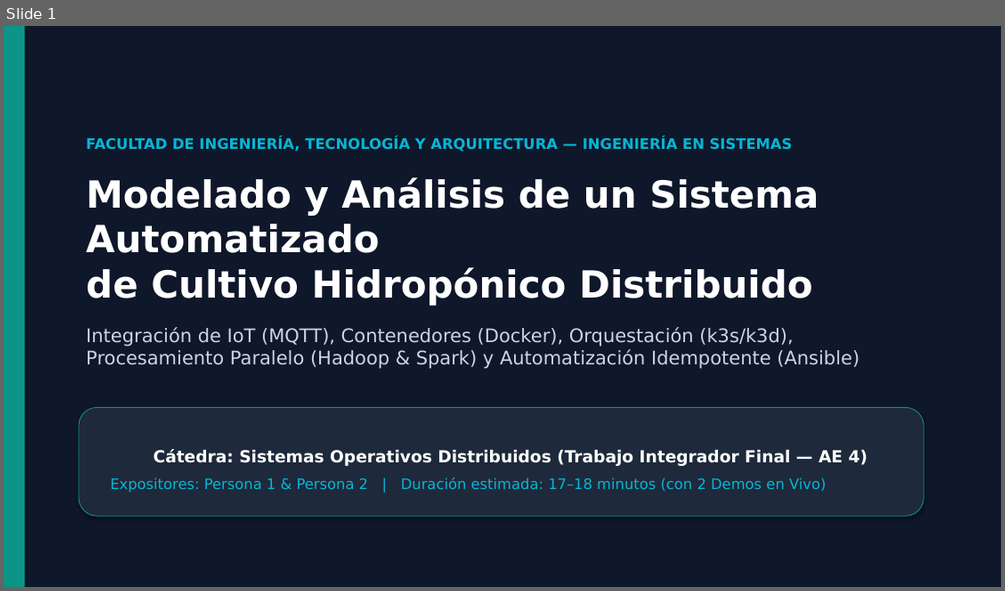
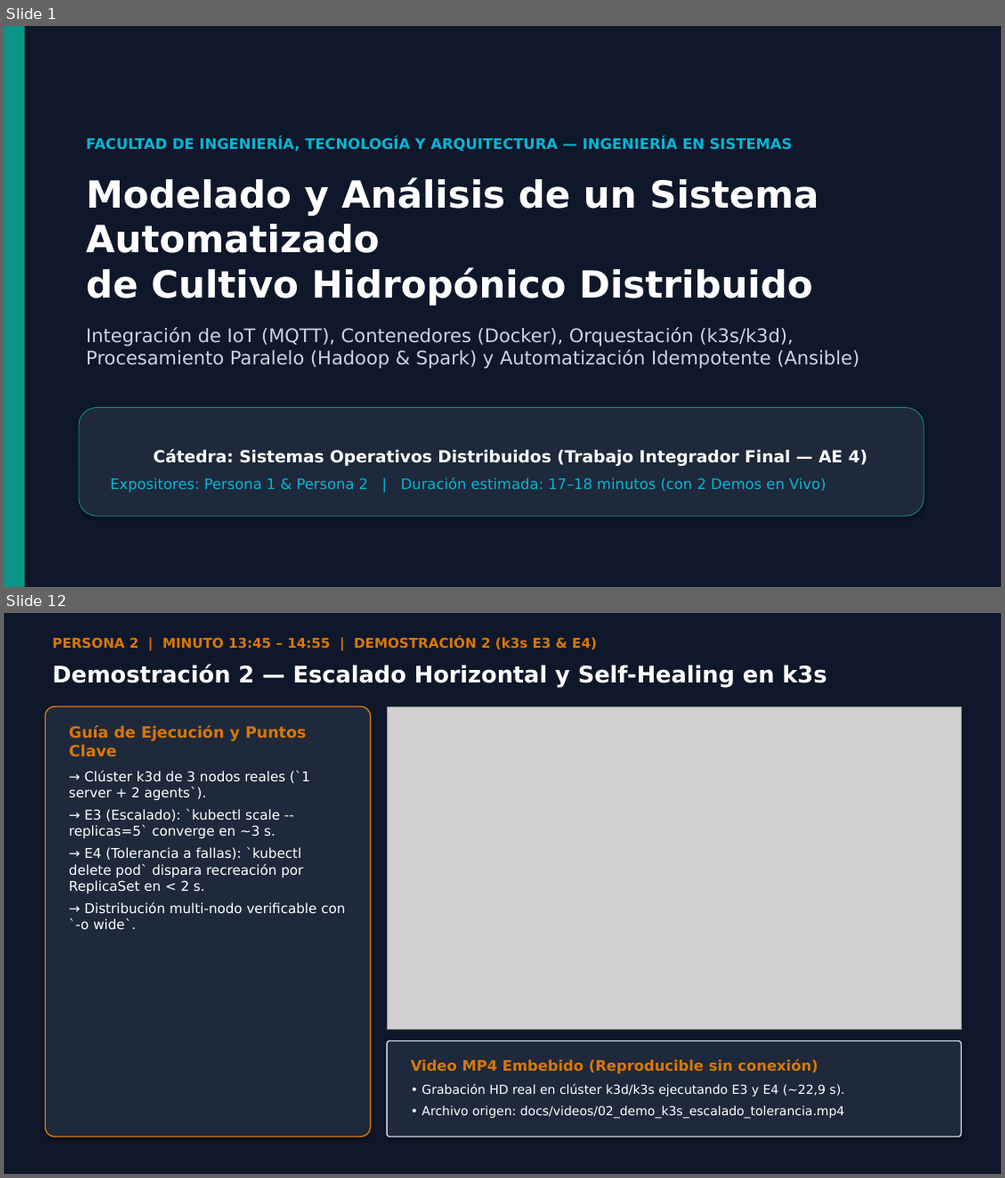
Before and after one commit to MatiasCarlsson/SOD, a slide deck: docs/Presentacion_TIF_SOD_2026.pptx. Shown one above the other, each under a label of ours: slide 1 before the commit, slides 1 and 12 after it; the slides between them are not shown. The pictures are 1005x591 and 1005x1178 pixels, drawn with LibreOffice and Linux fonts; fonts in the diff are those of the drawing; grey boxes stand for pictures. Boxes give left, top, right and bottom in pixels: in the first picture for what was removed or moved away, otherwise in the second. Text is boxed around its words. In the diff, an @@ line names an element or a change of style, - is before the commit and + after.

Commit message:
Embed MP4 demo videos into PPTX presentation

```diff
--- a/docs/Presentacion_TIF_SOD_2026.pptx
+++ b/docs/Presentacion_TIF_SOD_2026.pptx
@@ slide 12 added at (4,613,1001,1174), background #0F172A @@
@@ text added at (52,636,597,649), 13 pt, text #D97706, bold @@
+PERSONA 2 | MINUTO 13:45 – 14:55 | DEMOSTRACIÓN 2 (k3s E3 & E4)
@@ text added at (52,665,826,688), 22 pt, text #FFFFFF, bold @@
+Demostración 2 — Escalado Horizontal y Self-Healing en k3s
@@ rounded rectangle added at (45,706,371,1136), fill #1E293B, outline #D97706 1.2 pt @@
@@ picture added at (387,706,961,1030) @@
@@ text added at (69,725,345,930), 13 pt, text #FFFFFF @@
+Guía de Ejecución y Puntos Clave
+→ Clúster k3d de 3 nodos reales (`1 server + 2 agents`).
+→ E3 (Escalado): `kubectl scale --replicas=5` converge en ~3 s.
+→ E4 (Tolerancia a fallas): `kubectl delete pod` dispara recreación por ReplicaSet en < 2 s.
+→ Distribución multi-nodo verificable con `-o wide`.
@@ rounded rectangle added at (387,1041,961,1136), fill #1E293B, outline #CBD5E1 1.2 pt @@
@@ text added at (411,1059,844,1119), 12 pt, text #FFFFFF @@
+Video MP4 Embebido (Reproducible sin conexión)
+• Grabación HD real en clúster k3d/k3s ejecutando E3 y E4 (~22,9 s).
+• Archivo origen: docs/videos/02_demo_k3s_escalado_tolerancia.mp4
```
Also in this commit, not shown: 12 slides changed, 2 other slides added, 2 slides removed, 2 other files.
